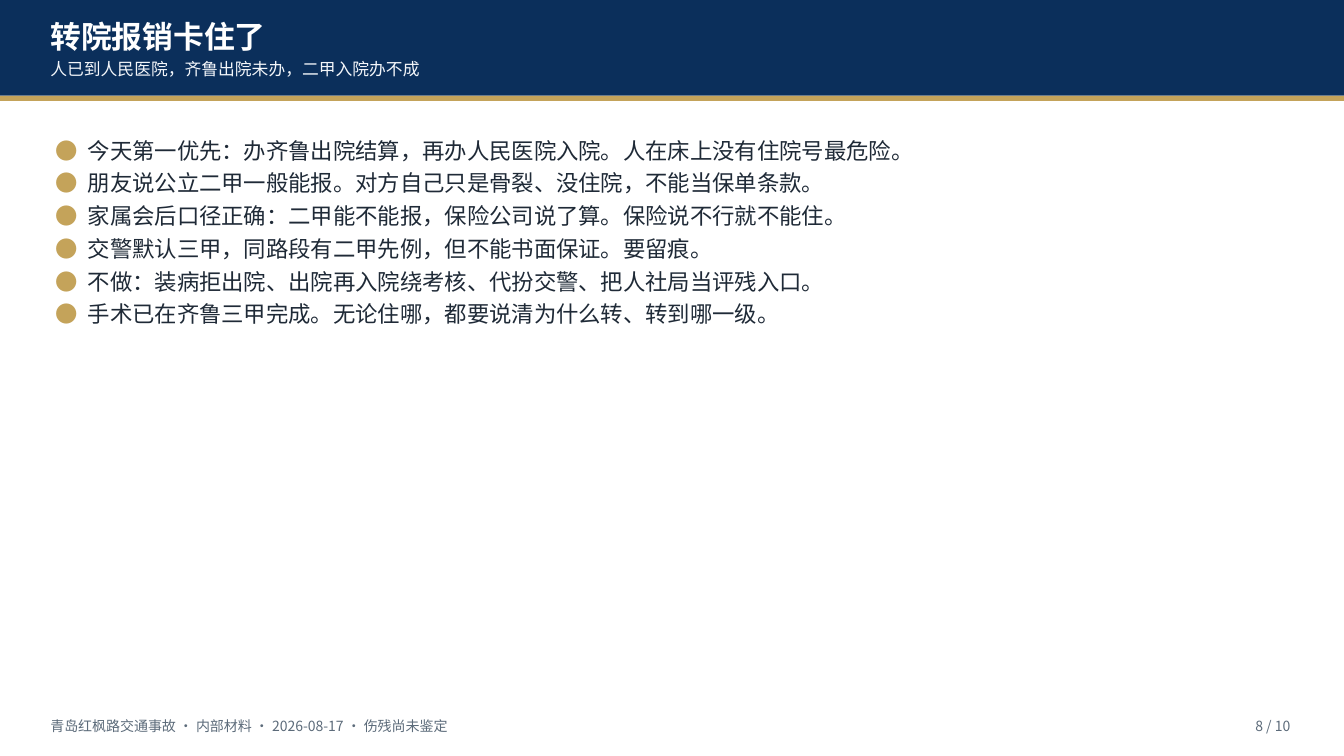
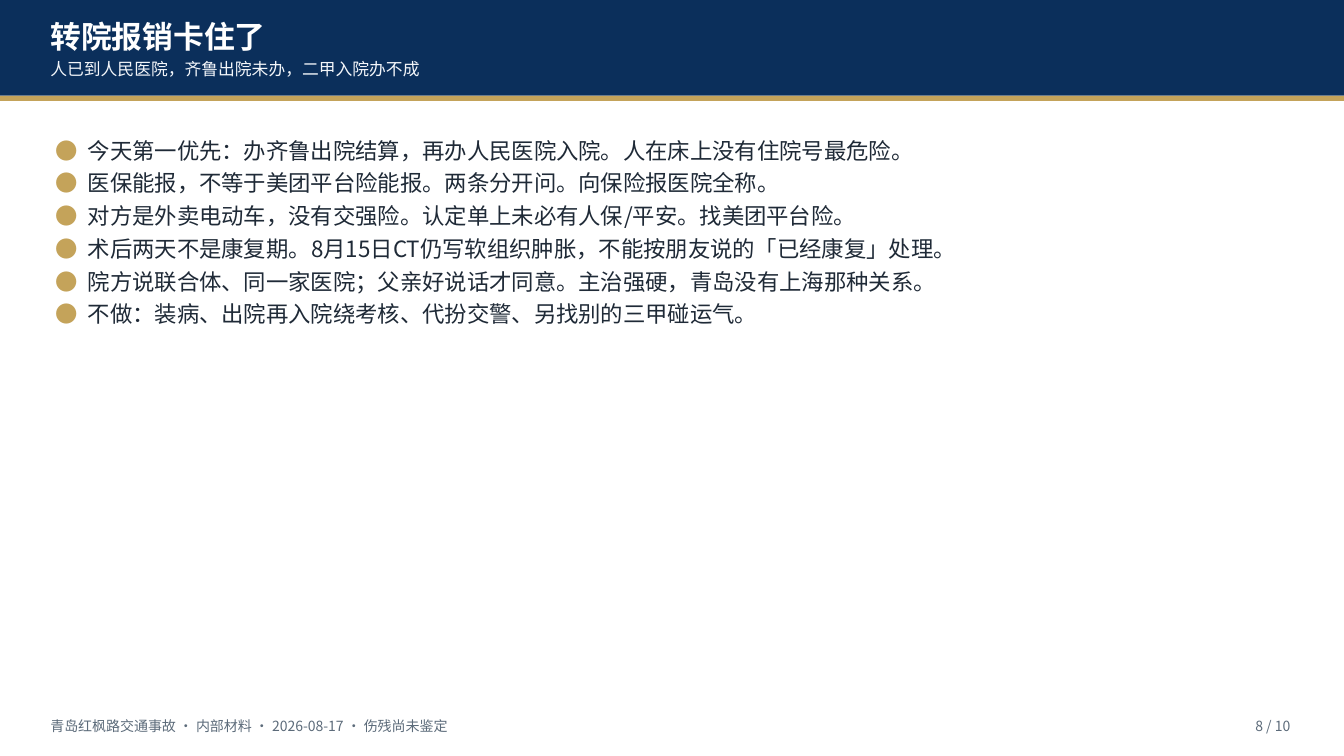
Before and after one commit to hujigang2010-maker/AIDEN, a slide deck: slide 8 of deliverables/青岛红枫路交通事故_伤情与伤残简报_20260817.pptx. Drawn at 1344x756 pixels with LibreOffice and Linux fonts; fonts in the diff are those of the drawing. Boxes give left, top, right and bottom in pixels: in the first picture for what was removed or moved away, otherwise in the second. Text is boxed around its words. In the diff, an @@ line names an element or a change of style, - is before the commit and + after.

```diff
--- a/deliverables/青岛红枫路交通事故_伤情与伤残简报_20260817.pptx
+++ b/deliverables/青岛红枫路交通事故_伤情与伤残简报_20260817.pptx
@@ text at [88, 172, 956, 324]: text changed @@
-● 朋友说公立二甲一般能报。对方自己只是骨裂、没住院，不能当保单条款。
-● 家属会后口径正确：二甲能不能报，保险公司说了算。保险说不行就不能住。
-● 交警默认三甲，同路段有二甲先例，但不能书面保证。要留痕。
-● 不做：装病拒出院、出院再入院绕考核、代扮交警、把人社局当评残入口。
-● 手术已在齐鲁三甲完成。无论住哪，都要说清为什么转、转到哪一级。
+● 医保能报，不等于美团平台险能报。两条分开问。向保险报医院全称。
+● 对方是外卖电动车，没有交强险。认定单上未必有人保/平安。找美团平台险。
+● 术后两天不是康复期。8月15日CT仍写软组织肿胀，不能按朋友说的「已经康复」处理。
+● 院方说联合体、同一家医院；父亲好说话才同意。主治强硬，青岛没有上海那种关系。
+● 不做：装病、出院再入院绕考核、代扮交警、另找别的三甲碰运气。
```
Also in this commit, not shown: 2 other slides changed, 8 other files.
